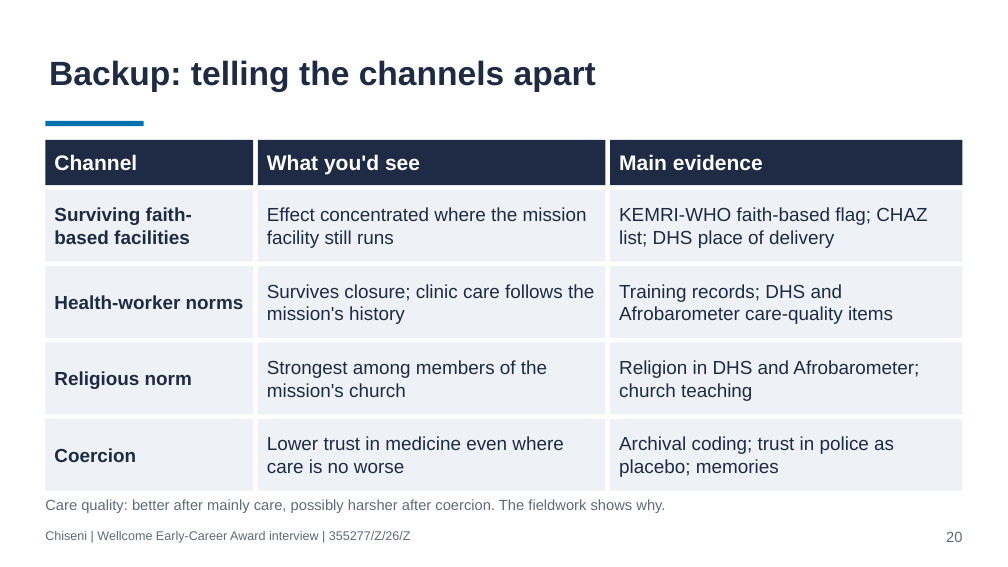
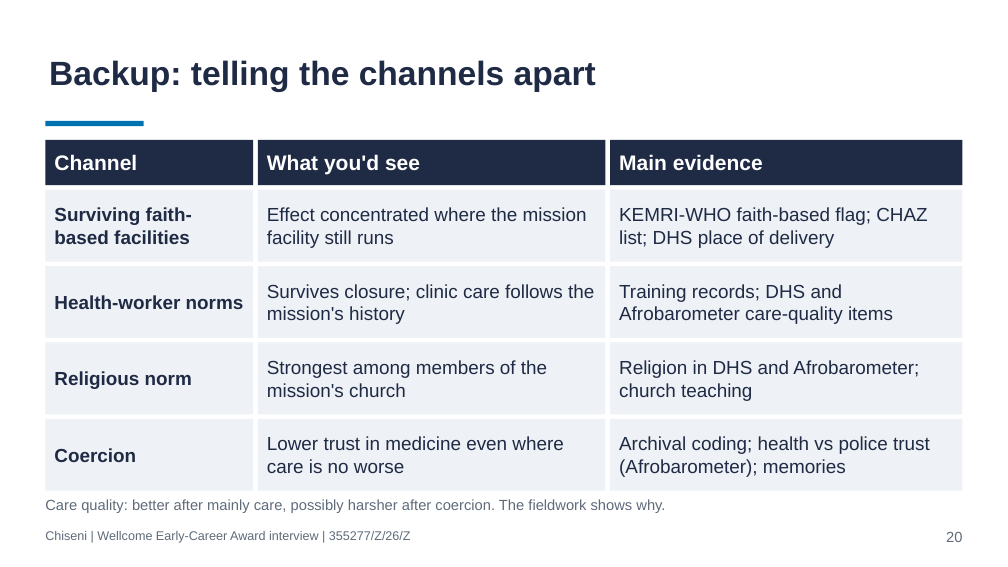
Before and after one commit to cchiseni-oss/Wellcome-Grant, a slide deck: slide 20 of Interview_Deck_draft.pptx. Drawn at 1008x567 pixels with LibreOffice and Linux fonts; fonts in the diff are those of the drawing. Boxes give left, top, right and bottom in pixels: in the first picture for what was removed or moved away, otherwise in the second. Text is boxed around its words. In the diff, an @@ line names an element or a change of style, - is before the commit and + after.

Commit message:
Use Afrobarometer Round 10 trust in Ministry of Health (Q37j) as the stated trust measure, with police and courts as placebo

```diff
--- a/Interview_Deck_draft.pptx
+++ b/Interview_Deck_draft.pptx
@@ text in rectangle at (x1=619, y1=436, x2=930, y2=477): text changed @@
-Archival coding; trust in police as placebo; memories
+Archival coding; health vs police trust (Afrobarometer); memories
```
Also in this commit, not shown: 2 other slides changed, 2 other files.
